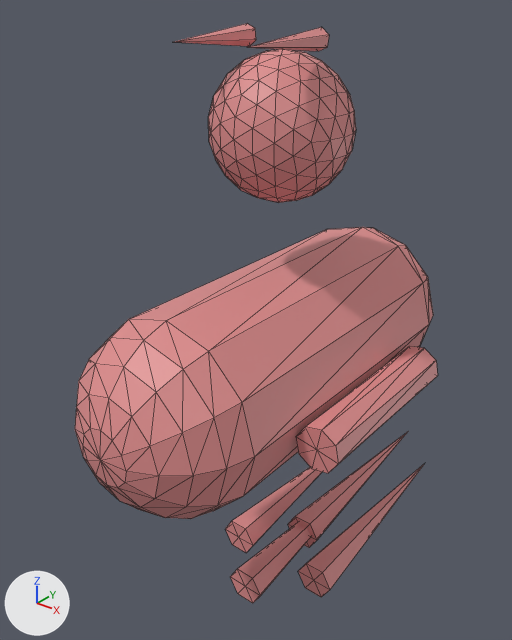
What one commit did to the glTF model public/models/bosses/Harbinger_B_Boss.glb.
Camera for both pictures: a 50 mm lens placed at (2.52, -3.48, 2.42), pointed at (-0.31, 0.05, 0.23). The axes (+X, +Y, +Z) are drawn at lower left. The lights are the same throughout. The older version comes first. Mesh edges are drawn as thin lines. Where no turn or scale is listed for an object, it has been applied to the vertices.

The scene before the commit, as lines of its bpy script (objects in view):
```python
me_geometry_0 = bpy.data.meshes.new('geometry_0')
me_geometry_0.from_pydata(...)  # 368 vertices, 696 faces; spans x -0.88..0.88, y -1.63..2.12, z -1.83..2.17
me_geometry_0.materials.append(mat_defaultmaterial)
ob_geometry_0 = bpy.data.objects.new('geometry_0', me_geometry_0)
ob_geometry_0.location = (0.0, 0.0, 0.0)
```
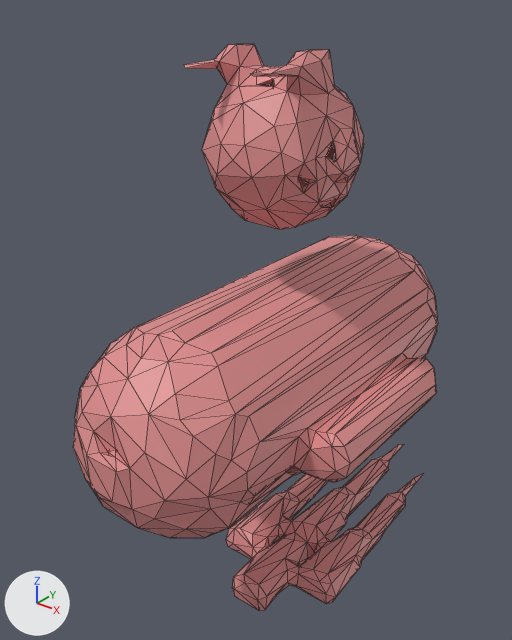
The change, as a diff of the scene's bpy script:
```diff
--- a/public/models/bosses/Harbinger_B_Boss.glb.py
+++ b/public/models/bosses/Harbinger_B_Boss.glb.py
@@ me_geometry_0 @@
 # used by ob_geometry_0; location = (0.0, 0.0, 0.0)
-me_geometry_0.from_pydata(...)  # 368 vertices, 696 faces; spans x -0.88..0.88, y -1.63..2.12, z -1.83..2.17
+me_geometry_0.from_pydata(...)  # 976 vertices, 2000 faces; spans x -0.91..0.91, y -1.64..2.05, z -1.93..2.07
+# me_geometry_0 part 1: the loose piece of 162 vertices spanning x -0.43..0.43, y -0.53..0.33, z 1.19..2.05 is rebuilt with 266 vertices and now spans x -0.46..0.47, y -0.66..0.4, z 1.07..2.07
+# me_geometry_0 part 2: the loose piece of 122 vertices spanning x -0.61..0.61, y -1.63..1.44, z -0.46..0.75 is rebuilt with 441 vertices and now spans x -0.91..0.91, y -1.64..1.5, z -0.61..0.68
+# me_geometry_0 part 3: a new loose piece of 205 vertices spanning x -0.53..0.54, y -0.47..2.05, z -1.93..-1.65, in mat_defaultmaterial
+# me_geometry_0 part 4: the loose piece of 8 vertices spanning x -0.3..-0.19, y -0.71..-0.1, z 2.05..2.17 is deleted
+# me_geometry_0 part 5: the loose piece of 8 vertices spanning x 0.19..0.3, y -0.71..-0.1, z 2.05..2.17 is deleted
+# me_geometry_0 part 6
+# 18 vertices are removed from x 0.59..0.88, y -0.71..0.52, z -0.12..0.17
+# 32 faces are deleted
+# me_geometry_0 part 7
+# 32 vertices are removed from x -0.52..0.52, y -0.47..2.12, z -1.83..-1.57
+# 48 faces are deleted
+# 27 vertices are added at x -0.38..0.39, y -0.37..0.8, z -1.83..-1.75
+# 42 new faces join them
+# other edits to the shape of me_geometry_0 do not show in these pictures
 me_geometry_0.materials.append(mat_defaultmaterial)
```

Boxes [x1, y1, x2, y2] around the edits, measured in the pictures (512 x 640 px; the box of a moved part takes in the faces that stretch with it):
'geometry_0', reshaped: before [75, 23, 438, 603]; after [73, 44, 438, 611]
part 1 of me_geometry_0, rebuilt (21% wider, 20% taller): before [208, 49, 356, 203]; after [184, 44, 364, 229]
part 2 of me_geometry_0, rebuilt: before [75, 227, 433, 519]; after [73, 235, 438, 538]
part 3 of me_geometry_0, added (brown): after [226, 444, 424, 611]
part 4 of me_geometry_0, deleted (brown): before [175, 23, 256, 46]
part 5 of me_geometry_0, deleted (brown): before [247, 27, 329, 51]
part 6 of me_geometry_0, deleted (pink): before [296, 346, 438, 473]
part 7 of me_geometry_0, moved or reshaped (not visible afterwards): before [225, 433, 424, 603]
